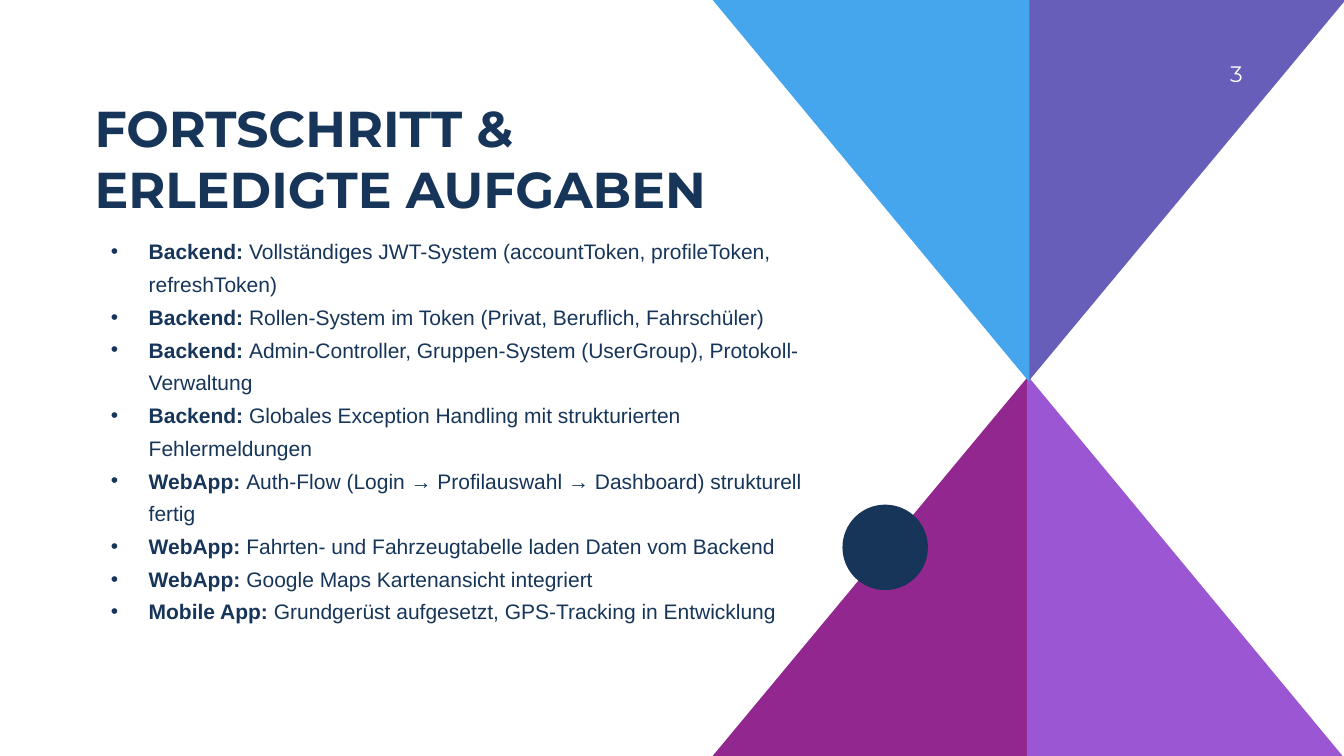
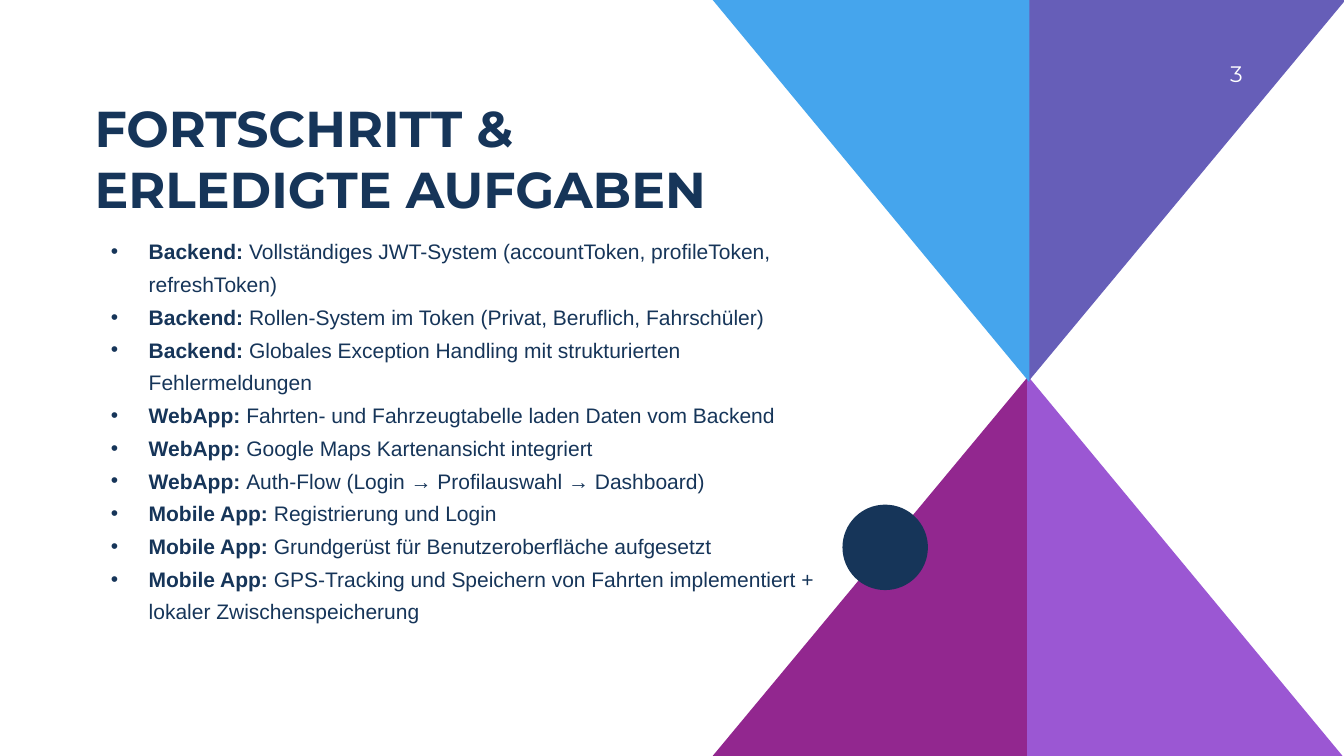
Before and after one commit to A-SimpleName/DriveSense, a slide deck: slide 3 of Dokumentation/Präsentationen/DS_Statusmeeting_1.0.pptx. Drawn at 1344x756 pixels with LibreOffice and Linux fonts; fonts in the diff are those of the drawing; background and template pictures are left out. Boxes give left, top, right and bottom in pixels: in the first picture for what was removed or moved away, otherwise in the second. Text is boxed around its words. In the diff, an @@ line names an element or a change of style, - is before the commit and + after.

```diff
--- a/Dokumentation/Präsentationen/DS_Statusmeeting_1.0.pptx
+++ b/Dokumentation/Präsentationen/DS_Statusmeeting_1.0.pptx
@@ text at [149,342,799,395]: paragraph removed @@
-• Backend: Admin-Controller, Gruppen-System (UserGroup), Protokoll-Verwaltung
@@ text at [149,473,801,526]: paragraph removed @@
-• WebApp: Auth-Flow (Login → Profilauswahl → Dashboard) strukturell fertig
@@ text at [149,473,796,624]: text changed @@
-• Mobile App: Grundgerüst aufgesetzt, GPS-Tracking in Entwicklung
+• WebApp: Auth-Flow (Login → Profilauswahl → Dashboard)
+• Mobile App: Registrierung und Login
+• Mobile App: Grundgerüst für Benutzeroberfläche aufgesetzt
+• Mobile App: GPS-Tracking und Speichern von Fahrten implementiert + lokaler Zwischenspeicherung
```
Also in this commit, not shown: 9 other files.
